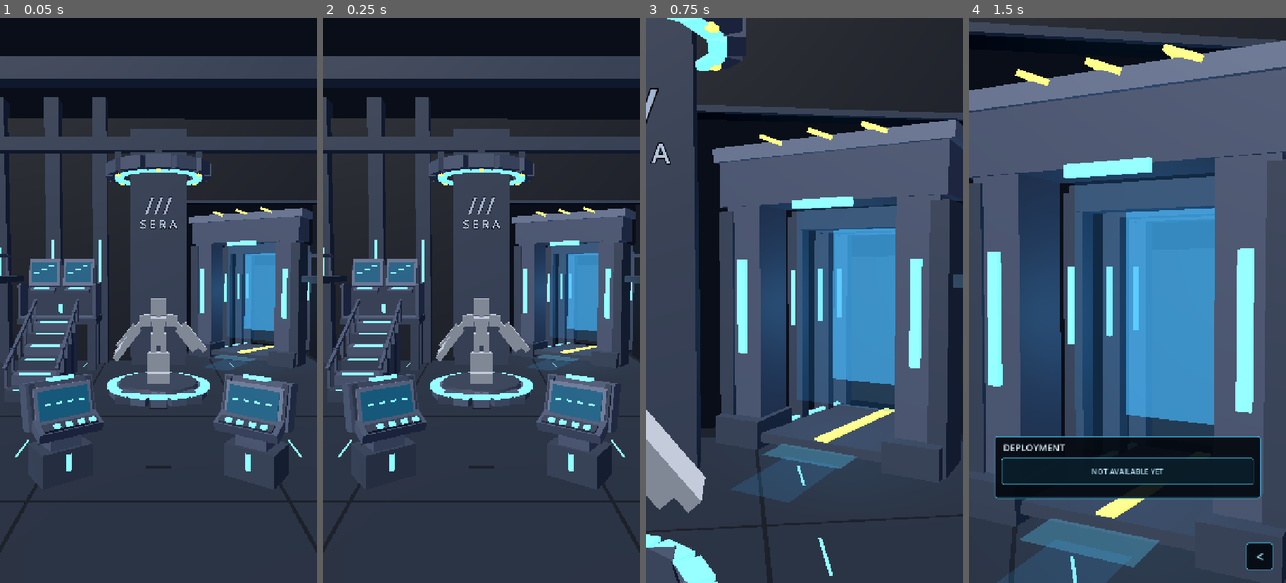
Above: before the commit, frames 1-4 (left to right).
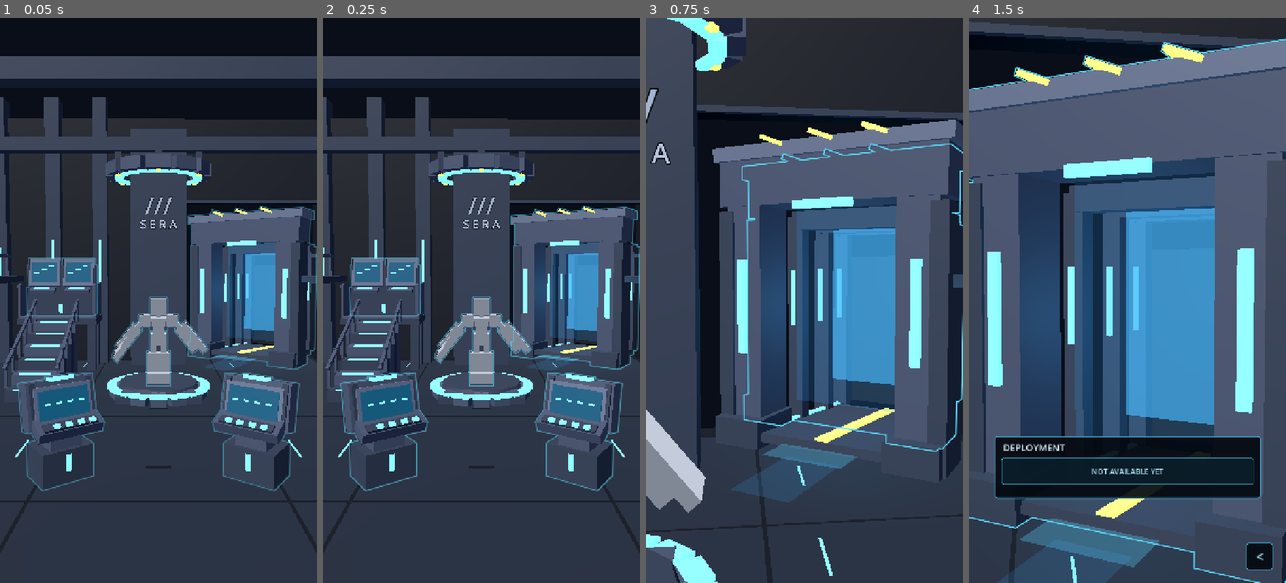
Above: after the commit, the same moments.

Repository: shejklgaia-png/-
Game: Godot game, scene res://scenes/command_nexus.tscn
The game is run twice, just before and just after one commit, with the same random seed, the same clock (stepped at 60 frames per second) and the same inputs. This scene is started directly instead of the project's main scene.
Inputs (mouse positions are in pixels of both pictures, inside the frame that each line leads up to):
- Up to frame 1 (0.05 s): no input
- Up to frame 2 (0.25 s): no input
- Up to frame 3 (0.75 s): tap Enter at 0.5 s; move the mouse to (874, 272) at 0.52 s; tap G at 0.6 s; click (874, 272) at 0.67 s
- Up to frame 4 (1.5 s): tap Space at 0.77, 1.25 s; drag from (1064, 328) to (1111, 413) at 1.27 s

The runs differ from the first frame. In frame 1, 1.5% of the frame differs, in the area x 5-100%, y 33-84%; in frame 2, 1.6%; in frame 3, 0.8%; in frame 4, 0.7%.

Commit message:
feat(v126): pulse actual model contours with inexpensive CanvasItem strokes

Diff:
--- a/scripts/nexus_selection_outline.gd
+++ b/scripts/nexus_selection_outline.gd
@@ -1,6 +1,6 @@
 extends Control
-# v125: camera-projected silhouette targets. Pure CanvasItem strokes:
-# no particles, bloom, full-screen flashes or postprocess effects.
+# v126: lightweight, camera-projected outlines of real Blockbench/SERA meshes.
+# No cloned mesh instances, render passes, particles, glow or screen flashes.
 var polygons: Dictionary = {}
 var active_target: String = ""
 var pulse_time: float = 0.0
@@ -9,24 +9,24 @@
     mouse_filter = Control.MOUSE_FILTER_IGNORE
 
 func _process(delta: float) -> void:
+    # Only color/opacity oscillates each frame. The expensive polygon contour
+    # is cached by the scene and recomputed solely on camera/viewport changes.
     pulse_time += delta
     queue_redraw()
 
 func _draw() -> void:
+    var blink := 0.5 + 0.5 * sin(pulse_time * 3.6)
     for name in polygons.keys():
         if not active_target.is_empty() and name != active_target:
             continue
-        var shape: PackedVector2Array = polygons[name]
-        if shape.size() < 3:
-            continue
         var selected: bool = name == active_target
-        # In overview, all five silhouettes blink quietly in dark cyan.
-        # Tapping a silhouette simply locks its border to a brighter shade.
-        var pulse := 0.5 + 0.5 * sin(pulse_time * 2.8)
-        var opacity := 0.98 if selected else 0.18 + 0.16 * pulse
-        var stroke := Color(0.36, 0.88, 1.0, opacity)
-        var shade := Color(0.012, 0.050, 0.085, 0.025 if selected else 0.045)
-        draw_colored_polygon(shape, shade)
-        var closed := PackedVector2Array(shape)
-        closed.append(shape[0])
-        draw_polyline(closed, stroke, 3.0 if selected else 2.0, true)
+        var alpha := 0.98 if selected else 0.15 + 0.47 * blink
+        var stroke := Color(0.35, 0.85, 0.98, alpha)
+        var thickness := 3.0 if selected else 2.5
+        var contours: Array = polygons[name]
+        for shape in contours:
+            if shape.size() < 3:
+                continue
+            var closed := PackedVector2Array(shape)
+            closed.append(shape[0])
+            draw_polyline(closed, stroke, thickness, true)
